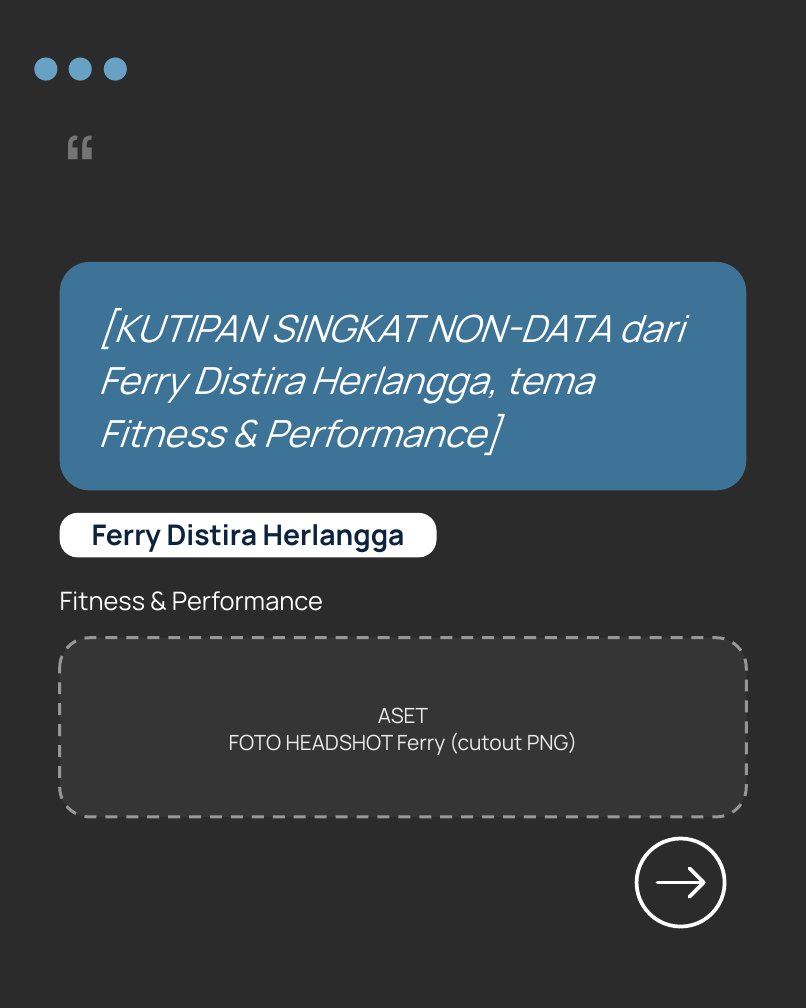
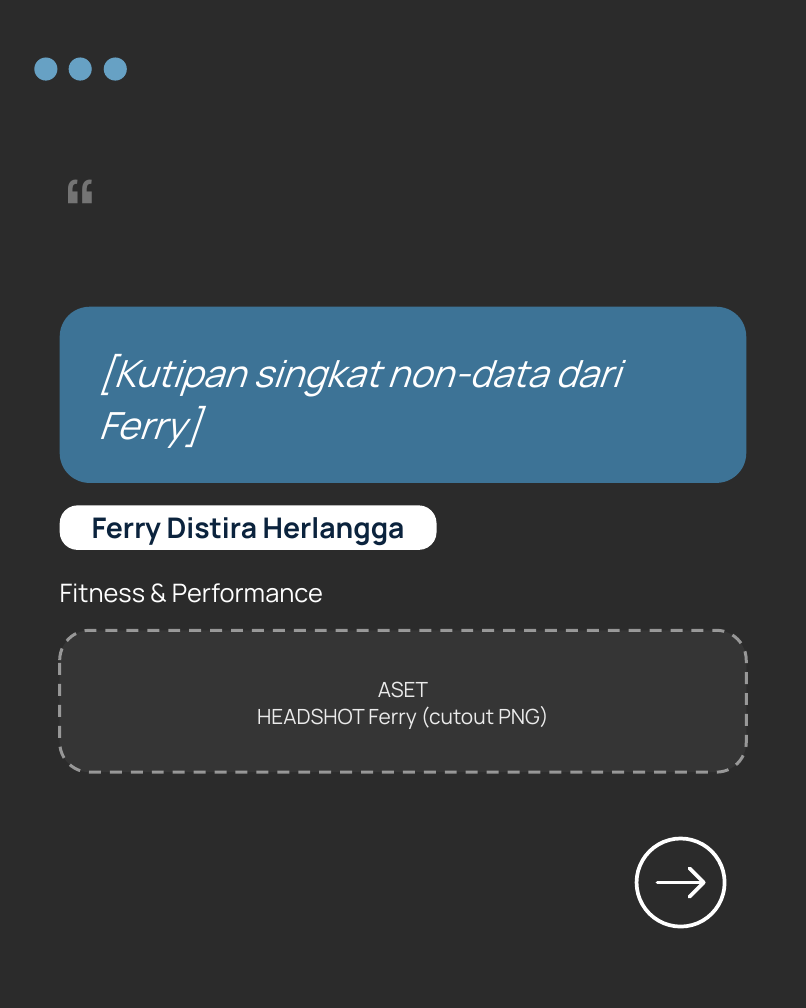
Before and after one commit to aljihadjundy-oss/jundy-aljihad, a slide deck: slide 3 of carousel-output/C04-recap-kickoff/C04.pptx. Drawn at 806x1008 pixels with LibreOffice and Linux fonts; fonts in the diff are those of the drawing; background and template pictures are left out; a plain dark background stands for a picture behind light text. Boxes give left, top, right and bottom in pixels: in the first picture for what was removed or moved away, otherwise in the second. Text is boxed around its words. In the diff, an @@ line names an element or a change of style, - is before the commit and + after.

```diff
--- a/carousel-output/C04-recap-kickoff/C04.pptx
+++ b/carousel-output/C04-recap-kickoff/C04.pptx
@@ text "“": place and size @@
-text "“" at bbox=[59, 161, 746, 239]
+text "“" at bbox=[59, 206, 746, 284]
@@ rounded rectangle at bbox=[59, 307, 746, 483]: proportions changed @@
@@ rounded rectangle: place and size @@
-rounded rectangle at bbox=[59, 262, 746, 490]
+rounded rectangle at bbox=[59, 307, 746, 483]
@@ text at bbox=[98, 354, 620, 448]: text changed @@
-[KUTIPAN SINGKAT NON-DATA dari Ferry Distira Herlangga, tema Fitness & Performance]
+[Kutipan singkat non-data dari Ferry]
@@ rounded rectangle "Ferry Distira Herlangga": place and size @@
-rounded rectangle "Ferry Distira Herlangga" at bbox=[59, 512, 436, 557]
+rounded rectangle "Ferry Distira Herlangga" at bbox=[59, 505, 436, 550]
@@ text "Fitness & Performance": place and size @@
-text "Fitness & Performance" at bbox=[60, 591, 323, 611]
+text "Fitness & Performance" at bbox=[60, 583, 323, 603]
@@ rounded rectangle "ASET HEADSHOT Ferry (cutout PNG)": place and size @@
-rounded rectangle "ASET HEADSHOT Ferry (cutout PNG)" at bbox=[59, 638, 746, 817]
+rounded rectangle "ASET HEADSHOT Ferry (cutout PNG)" at bbox=[59, 630, 746, 772]
@@ rounded rectangle "ASET HEADSHOT Ferry (cutout PNG)" at bbox=[59, 630, 746, 772]: proportions changed @@
@@ text in rounded rectangle at bbox=[257, 681, 549, 729]: text changed @@
-ASET
-FOTO HEADSHOT Ferry (cutout PNG)
+ASET
+HEADSHOT Ferry (cutout PNG)
```
Also in this commit, not shown: 3 other slides changed, 9 other files.
